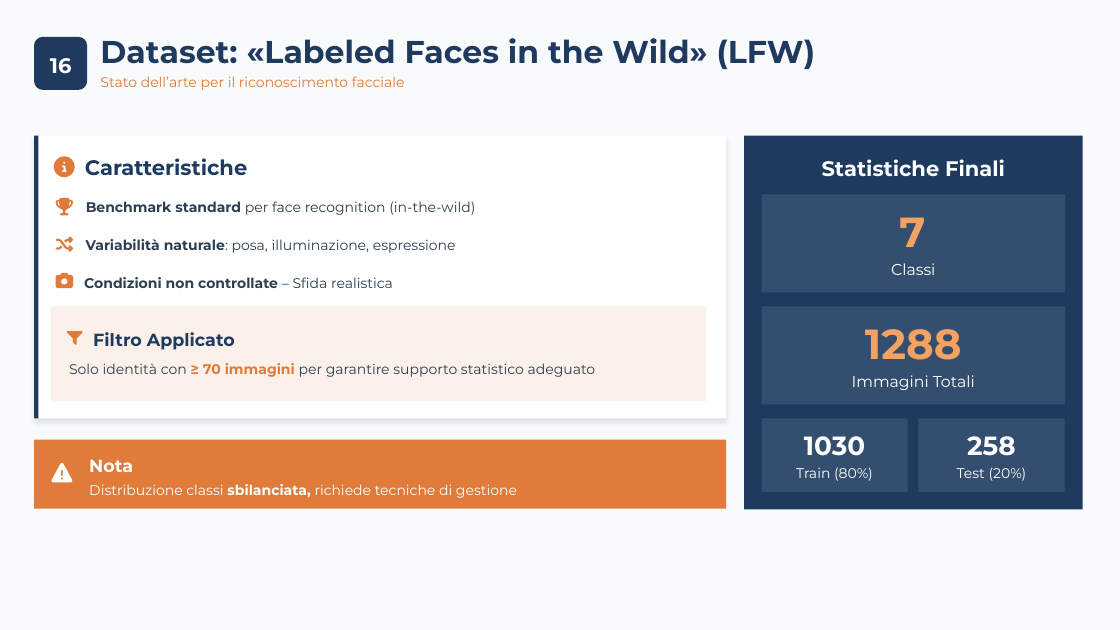
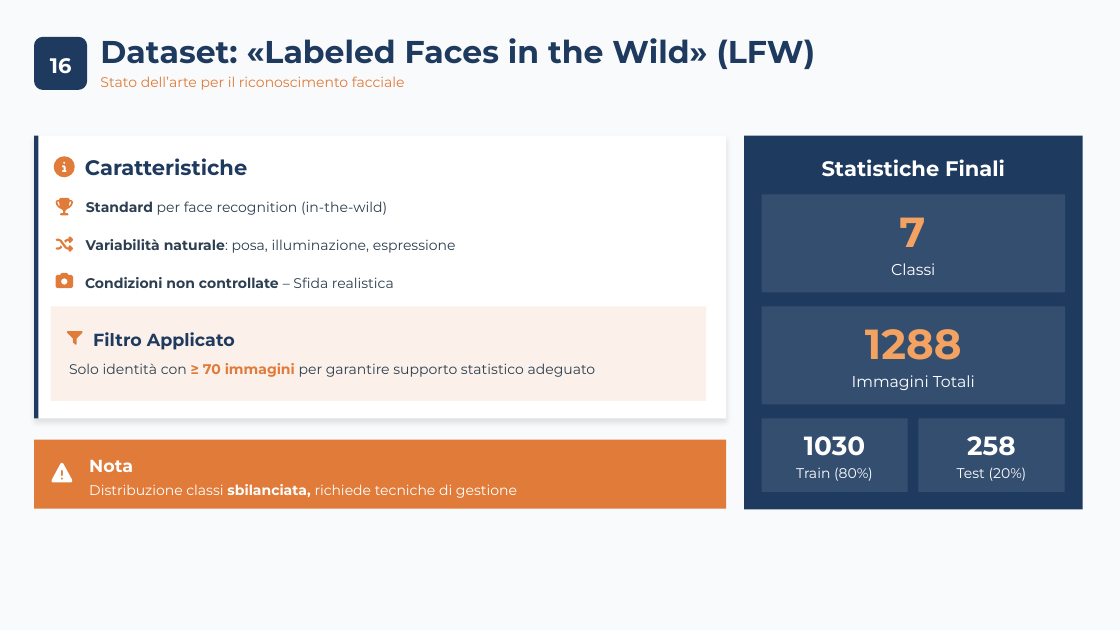
Before and after one commit to carrieroroberto/face-recognition-dimensionality-reduction, a slide deck: slide 18 of results/presentation/Carriero, Leone - Analisi Comparativa per Riduzione Dimensionale, Approccio Lineare e Non-Lineare per Riconoscimento e Verifica Facciale.pptx. Drawn at 1120x630 pixels with LibreOffice and Linux fonts; fonts in the diff are those of the drawing. Boxes give left, top, right and bottom in pixels: in the first picture for what was removed or moved away, otherwise in the second. Text is boxed around its words. In the diff, an @@ line names an element or a change of style, - is before the commit and + after.

```diff
--- a/results/presentation/Carriero, Leone - Analisi Comparativa per Riduzione Dimensionale, Approccio Lineare e Non-Lineare per Riconoscimento e Verifica Facciale.pptx
+++ b/results/presentation/Carriero, Leone - Analisi Comparativa per Riduzione Dimensionale, Approccio Lineare e Non-Lineare per Riconoscimento e Verifica Facciale.pptx
@@ text at (86,201,387,215): text changed @@
-Benchmark standard per face recognition (in-the-wild)
+Standard per face recognition (in-the-wild)
```
Also in this commit, not shown: 19 other slides changed, 2 other files.
